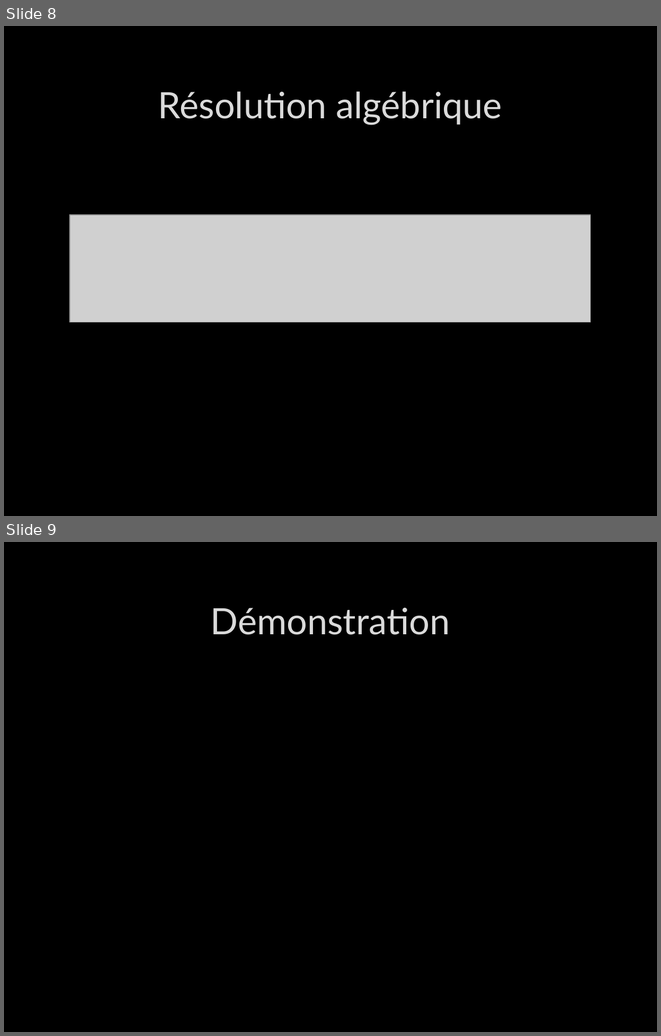
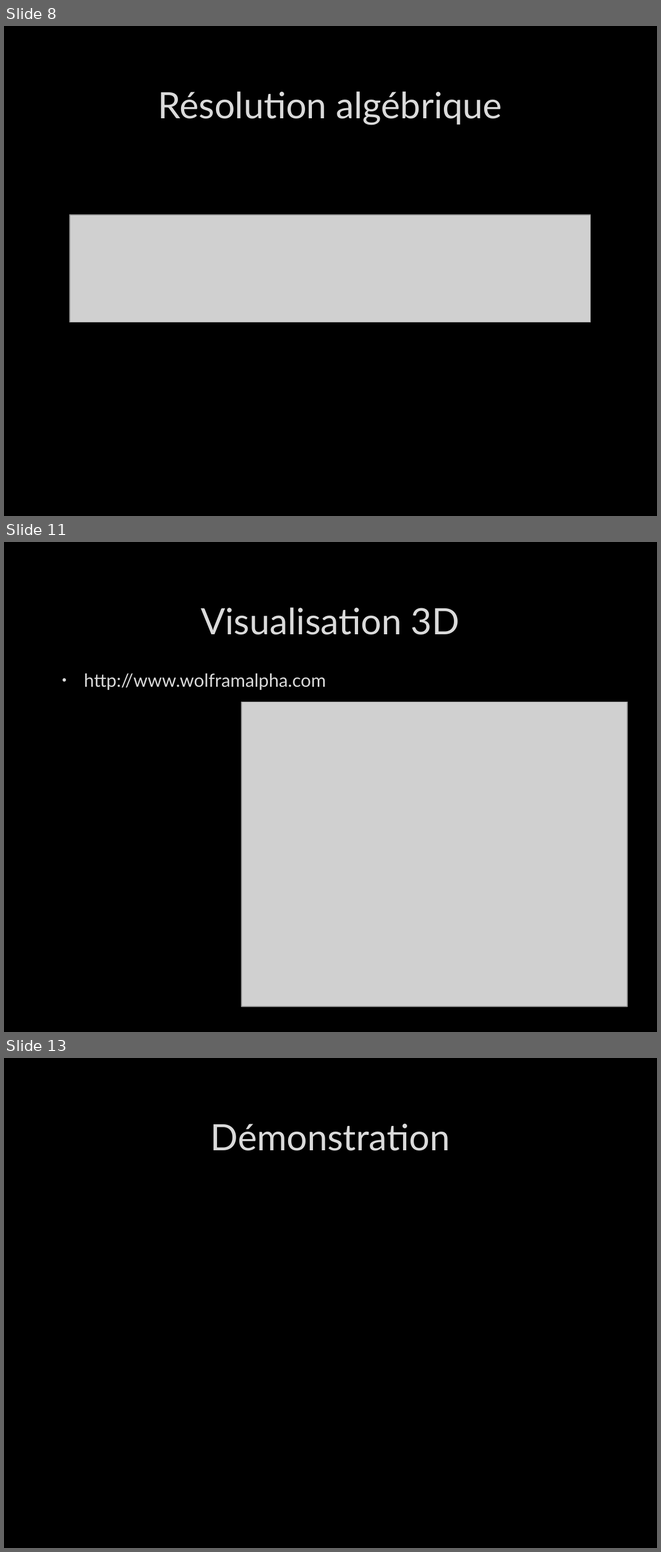
Before and after one commit to bastou2316/p2-java, a slide deck: Projet Hes d'été/4. Cloture/Présentation NSolver v2.pptx. Shown one above the other, each under a label of ours: slides 8 and 9 before the commit, slides 8, 11 and 13 after it; the slides between them are not shown. The pictures are 661x1036 and 661x1552 pixels, drawn with LibreOffice and Linux fonts; fonts in the diff are those of the drawing; grey boxes stand for pictures; background and template pictures are left out. Boxes give left, top, right and bottom in pixels: in the first picture for what was removed or moved away, otherwise in the second. Text is boxed around its words. In the diff, an @@ line names an element or a change of style, - is before the commit and + after.

```diff
--- a/Projet Hes d'été/4. Cloture/Présentation NSolver v2.pptx
+++ b/Projet Hes d'été/4. Cloture/Présentation NSolver v2.pptx
@@ slide 11 added at bbox=[4, 542, 657, 1032], background picture (left out) @@
@@ title added at bbox=[201, 607, 460, 635], 40 pt, text #DADADA @@
+Visualisation 3D
@@ text added at bbox=[84, 673, 326, 690], 20 pt, text #DADADA @@
+• http://www.wolframalpha.com
@@ picture added at bbox=[241, 702, 628, 1007] @@
@@ what was slide 9 is now slide 13 @@
```
Also in this commit, not shown: 1 slide changed, 3 other slides added, 5 other files.
